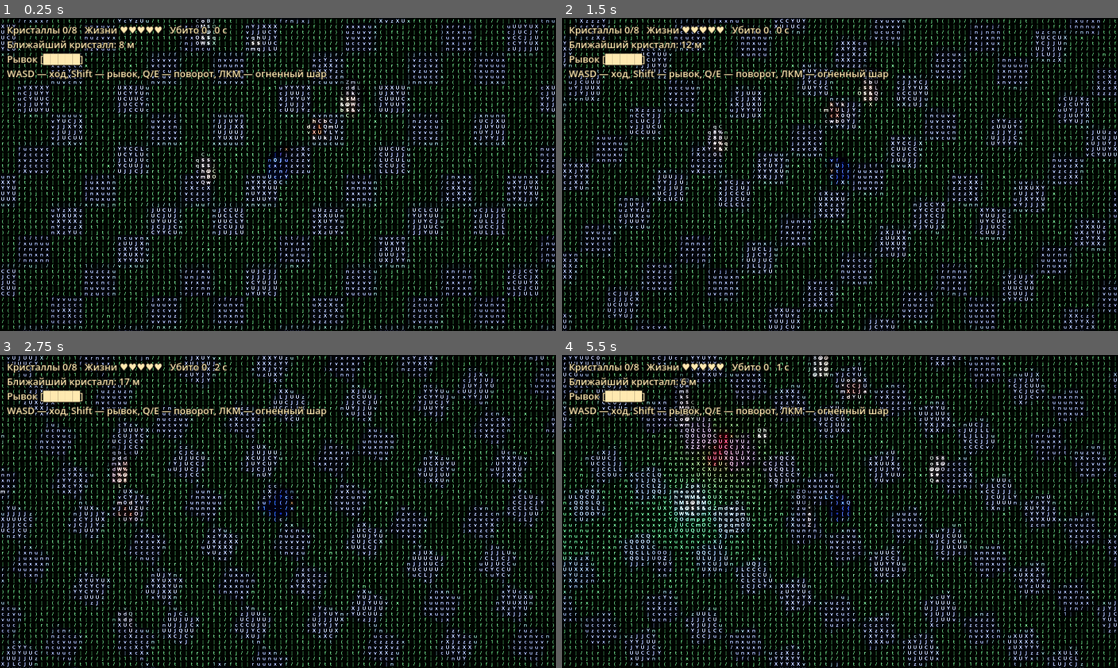
Above: before the commit, frames 1-4 (two rows, left to right).
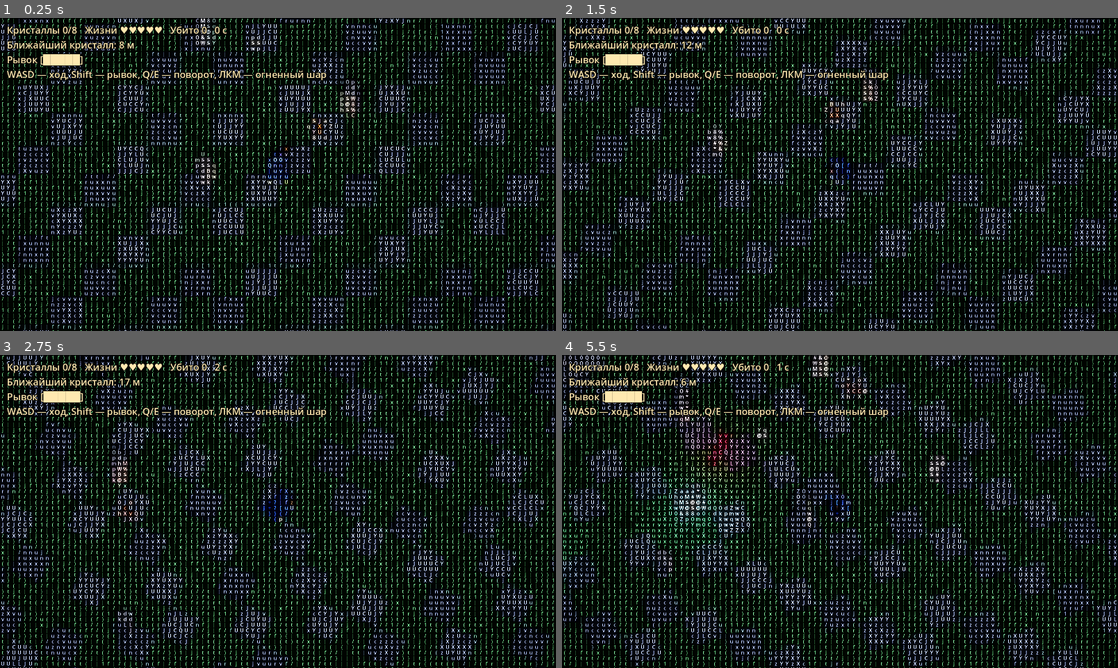
Above: after the commit, the same moments.

Repository: arteick/proxy-test
Game: Godot game, scene res://main.tscn
The game is run twice, just before and just after one commit, with the same random seed, the same clock (stepped at 60 frames per second) and the same inputs.
Inputs (mouse positions are in pixels of both pictures, inside the frame that each line leads up to):
- Up to frame 1 (0.25 s): no input
- Up to frame 2 (1.5 s): tap Enter at 0.5 s; move the mouse to (962, 158) at 0.52 s; hold D 0.53-1.28 s; tap R at 0.6 s; click (962, 158) at 0.67 s; move the mouse to (728, 190) at 1.27 s; hold S from 1.28 s (still down); tap Q at 1.35 s
- Up to frame 3 (2.75 s): move the mouse to (333, 442) at 2.02 s; release S at 2.03 s; hold D from 2.03 s (still down); hold E from 2.03 s (still down)
- Up to frame 4 (5.5 s): move the mouse to (812, 574) at 2.77 s; release D at 2.78 s; release E at 2.78 s; hold W 2.78-3.53 s; tap Shift at 2.85 s; click (812, 574) at 2.92 s; move the mouse to (1006, 558) at 3.52 s; hold A 3.53-5.03 s; tap R at 3.6 s; move the mouse to (673, 464) at 4.27 s; tap Q at 4.35 s; move the mouse to (867, 511) at 5.02 s; hold S from 5.03 s (still down); hold E from 5.03 s (still down); click (867, 511) at 5.17 s

The runs differ from the first frame. In frame 1, 18% of the frame differs, in the area x 0-100%, y 0-100%; in frame 2, 18%; in frame 3, 18%; in frame 4, 20%.

Commit message:
Чат: оптимизация под браузер
Co-Authored-By: Claude Sonnet 5.5 <noreply@anthropic.com>
Claude-Session: https://claude.ai/code/session_01M9GyzwAKfaLPTufYp2rAsz

Diff:
--- a/godot/project.godot
+++ b/godot/project.godot
@@ -8,8 +8,11 @@
 [display]
 window/size/viewport_width=1280
 window/size/viewport_height=720
-window/stretch/mode="canvas_items"
+window/stretch/mode="viewport"
+window/stretch/aspect="expand"
 
 [rendering]
 renderer/rendering_method="gl_compatibility"
 renderer/rendering_method.mobile="gl_compatibility"
+lights_and_shadows/positional_shadow/atlas_size=2048
+lights_and_shadows/positional_shadow/atlas_size.web=1024
--- a/godot/scripts/actors.gd
+++ b/godot/scripts/actors.gd
@@ -16,7 +16,7 @@
 	gem.emission_energy_multiplier = 2.0
 	var out: Array = []
 	for c in points:
-		out.append(_orb(parent, 0.3, 0.8, gem, Vector3(c.x, 1.0, c.y), Color("6fe6ff"), 8.0, 2.5))
+		out.append(_orb(parent, 0.3, 0.8, gem, Vector3(c.x, 1.0, c.y), Color("6fe6ff"), 5.0, 2.5))
 	return out
 
 const WING_FLAP_MOVE := 14.0
@@ -43,7 +43,7 @@
 		Props.mesh(wing, red, Vector3(sx * 0.5, 0, 0), pivot)
 		bat.set_meta("wing_l" if sx < 0.0 else "wing_r", pivot)
 	var l := OmniLight3D.new()
-	l.light_color = Color("ff3050"); l.omni_range = 6.0; l.light_energy = 1.5
+	l.light_color = Color("ff3050"); l.omni_range = 4.0; l.light_energy = 1.5
 	bat.add_child(l)
 	return bat
 
--- a/godot/scripts/lighting.gd
+++ b/godot/scripts/lighting.gd
@@ -31,6 +31,7 @@
 	key.light_energy = KEY_ENERGY
 	key.omni_attenuation = 1.4
 	key.shadow_enabled = true
+	key.omni_shadow_mode = OmniLight3D.SHADOW_DUAL_PARABOLOID # 2 прохода теней вместо 6 у куба — заметно легче в браузере
 	add_child(key)
 	var rim := OmniLight3D.new()
 	rim.light_color = Color("5aa0ff")
--- a/godot/shaders/ascii.gdshader
+++ b/godot/shaders/ascii.gdshader
@@ -1,7 +1,7 @@
 shader_type spatial;
 render_mode unshaded, depth_test_disabled, skip_vertex_transform;
 
-uniform sampler2D screen_tex : hint_screen_texture, filter_nearest;
+uniform sampler2D screen_tex : hint_screen_texture, filter_linear;
 uniform sampler2D depth_tex : hint_depth_texture, filter_nearest;
 uniform sampler2D atlas : filter_linear;
 uniform float cell = 8.0;
@@ -26,11 +26,11 @@
 	vec2 cuv = (cell_id + 0.5) * cell / res;
 	vec2 step_uv = vec2(cell) / res;
 
-	// цвет усредняется по площади ячейки (3x3 точки): один пиксель в центре рябил при движении
+	// цвет усредняется по площади ячейки: 4 билинейные точки (каждая берёт 2x2 пикселя) вместо 9 — один пиксель в центре рябил при движении
 	vec3 col = vec3(0.0);
-	for (int k = 0; k < 9; k++) {
-		vec2 o = (vec2(float(k % 3), float(k / 3)) - 1.0) * 0.33 * step_uv;
-		col += texture(screen_tex, cuv + o).rgb / 9.0;
+	for (int k = 0; k < 4; k++) {
+		vec2 o = (vec2(float(k % 2), float(k / 2)) - 0.5) * 0.4 * step_uv;
+		col += texture(screen_tex, cuv + o).rgb * 0.25;
 	}
 	float lum = dot(col, vec3(0.299, 0.587, 0.114));
 	lum = pow(clamp(lum * 1.2, 0.0, 1.0), 0.8);
Not shown, changed: docs/MEMORY.md
Not shown, changed: docs/PROGRESS.md
Not shown, added: docs/chat/20261026-044123-oorc.md
